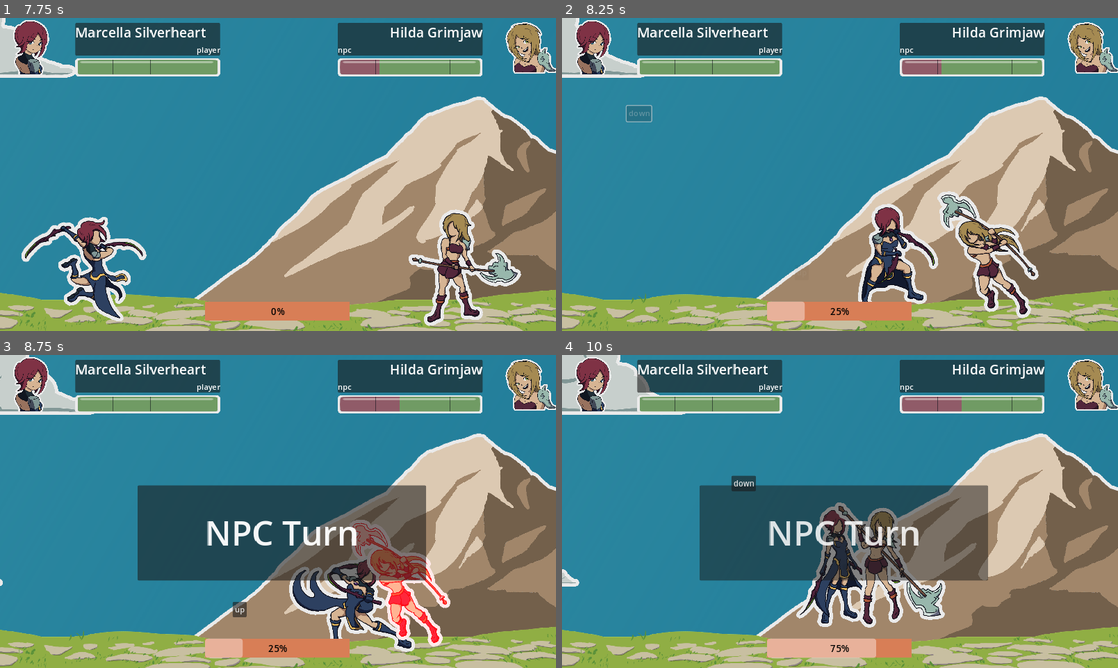
Above: before the commit, frames 1-4 (two rows, left to right).
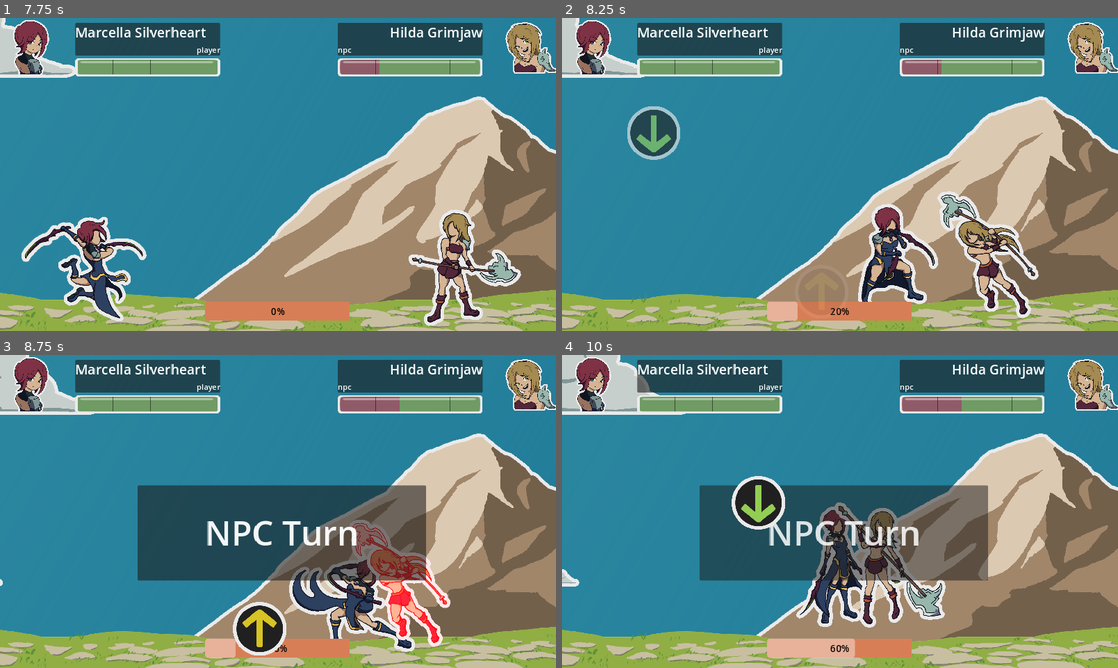
Above: after the commit, the same moments.

Repository: MajorZiploc/sticker_book_moments
Game: Godot game, scene res://lvls/battle_scene.tscn
The game is run twice, just before and just after one commit, with the same random seed, the same clock (stepped at 60 frames per second) and the same inputs.
Inputs (mouse positions are in pixels of both pictures, inside the frame that each line leads up to; where the layout moved, square brackets give the same spot in the first picture):
- Up to frame 1 (7.75 s): tap Enter (ui_accept) at 0.5, 0.77, 2.27, 3.77, 4.52, 5.27, 6.77, 7.52 s; move the mouse to (400, 158) at 0.52 s; hold D (right) 0.53-1.25 s; hold F 0.53-1.25 s; click (400, 158) at 0.67 s; click "Attack" at 1.25 s; move the mouse to (166, 190) at 2.02 s; hold S (down) 2.03-2.78 s; tap Space every 1.5 s from 2.1 to 6.6 s; move the mouse to (333, 105) at 2.77 s; hold D (right) 2.78-3.53 s; hold F 2.78-3.53 s; move the mouse to (250, 237) at 3.52 s; hold W (up) 3.53-4.28 s; click (250, 237) at 3.67 s; move the mouse to (444, 221) at 4.27 s; hold F 4.28-5.03 s; hold A (left) 4.28-5.78 s; move the mouse to (111, 127) at 5.02 s; move the mouse to (305, 174) at 5.77 s; hold S (down) 5.78-6.53 s; hold F 5.78-6.53 s; click (305, 174) at 5.92 s; move the mouse to (194, 96) at 6.52 s; hold D (right) 6.53-7.28 s; move the mouse to (400, 158) at 7.27 s; hold W (up) from 7.28 s (still down); hold F from 7.28 s (still down)
- Up to frame 2 (8.25 s): release W (up) at 8 s; release F at 8 s; click (650, 133) [639, 111] at 8 s
- Up to frame 3 (8.75 s): no input
- Up to frame 4 (10 s): click (823, 630) [801, 608] at 8.75 s; click (878, 545) [856, 524] at 9.5 s

Frame 1 is identical in both runs. In frame 2, 1.5% of the frame differs, in the area x 11-51%, y 27-97%; in frame 3, 1.4%; in frame 4, 1.6%, in the area x 30-57%, y 38-97%.

Commit message:
~to texture qte btns;^5 qte checks;+TODO

Diff:
--- a/lvls/battle_scene.gd
+++ b/lvls/battle_scene.gd
@@ -2,7 +2,7 @@
 
 @onready var cam: PhantomCamera2D = $cam;
 
-# TODO: change qte button to textured buttons instead of generic fonts
+# TODO: textured buttons requires 2 clicks for a press to register. it should be 1 click
 # TODO: on hide of a qte button: pulse the size of the button slightly down and then back to og
 # TODO: figure out how to run the tweens in parallel rather than using the separate tweens and taking the max timeout to this wait for all of them to finish
 
@@ -67,7 +67,7 @@
 var attack_position_offset = Vector2(175, 0);
 var rng = RandomNumberGenerator.new();
 var qte_current_action_count = 0;
-var qte_total_actions = 4;
+var qte_total_actions = 5;
 var qte_min_x = 100;
 var qte_max_x = 850;
 var qte_min_y = 160;
@@ -75,15 +75,43 @@
 var std_tween_time = 1;
 
 class QTEItem:
+  var key: String;
   var box: BoxContainer;
-  var button: Button;
-  func _init(box, button):
+  var button: TextureButton;
+  func _init(key, box, button):
+    self.key = key;
     self.box = box;
     self.button = button;
 
+class QTEItemMetaData:
+  var normal: Texture;
+  var pressed: Texture;
+  func _init(normal: Texture, pressed: Texture):
+    self.normal = normal;
+    self.pressed = normal;
+
 var qte_items: Array[QTEItem] = [];
 
-var qte_all_keys = ["up", "down", "left", "right"];
+var qte_item_metadata: Dictionary = {
+  "up": QTEItemMetaData.new(
+    preload("res://art/my/ui/qte_btn/up/normal.png"),
+    preload("res://art/my/ui/qte_btn/up/pressed.png")
+  ),
+  "down": QTEItemMetaData.new(
+    preload("res://art/my/ui/qte_btn/down/normal.png"),
+    preload("res://art/my/ui/qte_btn/down/pressed.png")
+  ),
+  "left": QTEItemMetaData.new(
+    preload("res://art/my/ui/qte_btn/left/normal.png"),
+    preload("res://art/my/ui/qte_btn/left/pressed.png")
+  ),
+  "right": QTEItemMetaData.new(
+    preload("res://art/my/ui/qte_btn/right/normal.png"),
+    preload("res://art/my/ui/qte_btn/right/pressed.png")
+  ),
+};
+
+var qte_all_keys = qte_item_metadata.keys();
 
 func _ready():
   self.modulate.a = 0;
@@ -129,7 +157,7 @@
 func qte_attempt(event: InputEvent):
   var qte_item = get_qte_item(qte_current_action_count);
   if not qte_item: return;
-  if qte_item and event.is_action_pressed(qte_item.button.text):
+  if qte_item and event.is_action_pressed(qte_item.key):
     qte_event_update();
 
 func update_bust_texture(combat_unit: CombatUnit):
@@ -270,18 +298,21 @@
 
 func create_qte_item():
   var box = BoxContainer.new();
-  var button = Button.new()
-  button.pressed.connect(_on_qte_btn_pressed)
+  var button = TextureButton.new();
+  box.scale = Vector2(0.7, 0.7);
+  button.pressed.connect(_on_qte_btn_pressed);
   box.position = Vector2(
     rng.randf_range(qte_min_x, qte_max_x),
     rng.randf_range(qte_min_y, qte_max_y)
   );
-  button.text = qte_all_keys[rng.randf_range(0, qte_all_keys.size() - 1)];
+  var key = qte_all_keys[rng.randf_range(0, qte_all_keys.size() - 1)];
+  button.texture_normal = qte_item_metadata[key].normal;
+  button.texture_pressed = qte_item_metadata[key].pressed;
   button.disabled = true;
   box.modulate.a = 0;
   box.add_child(button);
   ui.add_child(box);
-  return QTEItem.new(box, button);
+  return QTEItem.new(key, box, button);
 
 func destory_qte_btns(is_npc_turn):
   if not is_npc_turn: return;
Binary file added: art/my/ui/qte_btn/down/normal.png
Not shown, added: art/my/ui/qte_btn/down/normal.png.import
Binary file added: art/my/ui/qte_btn/down/pressed.png
Not shown, added: art/my/ui/qte_btn/down/pressed.png.import
Binary file added: art/my/ui/qte_btn/left/normal.png
Not shown, added: art/my/ui/qte_btn/left/normal.png.import
Binary file added: art/my/ui/qte_btn/left/pressed.png
Not shown, added: art/my/ui/qte_btn/left/pressed.png.import
Binary file added: art/my/ui/qte_btn/right/normal.png
Not shown, added: art/my/ui/qte_btn/right/normal.png.import
Binary file added: art/my/ui/qte_btn/right/pressed.png
Not shown, added: art/my/ui/qte_btn/right/pressed.png.import
(and 4 more such lines)
